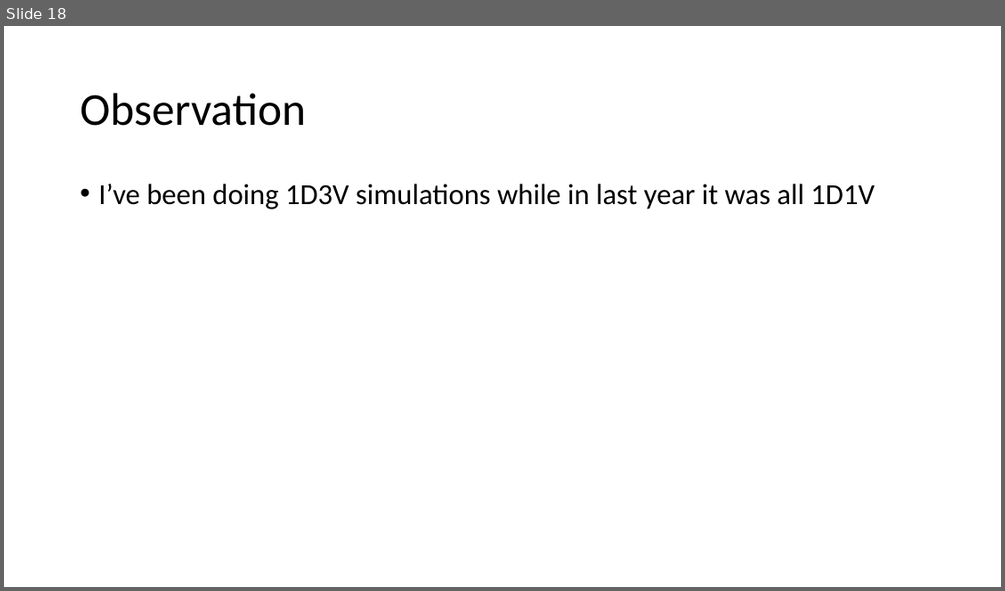
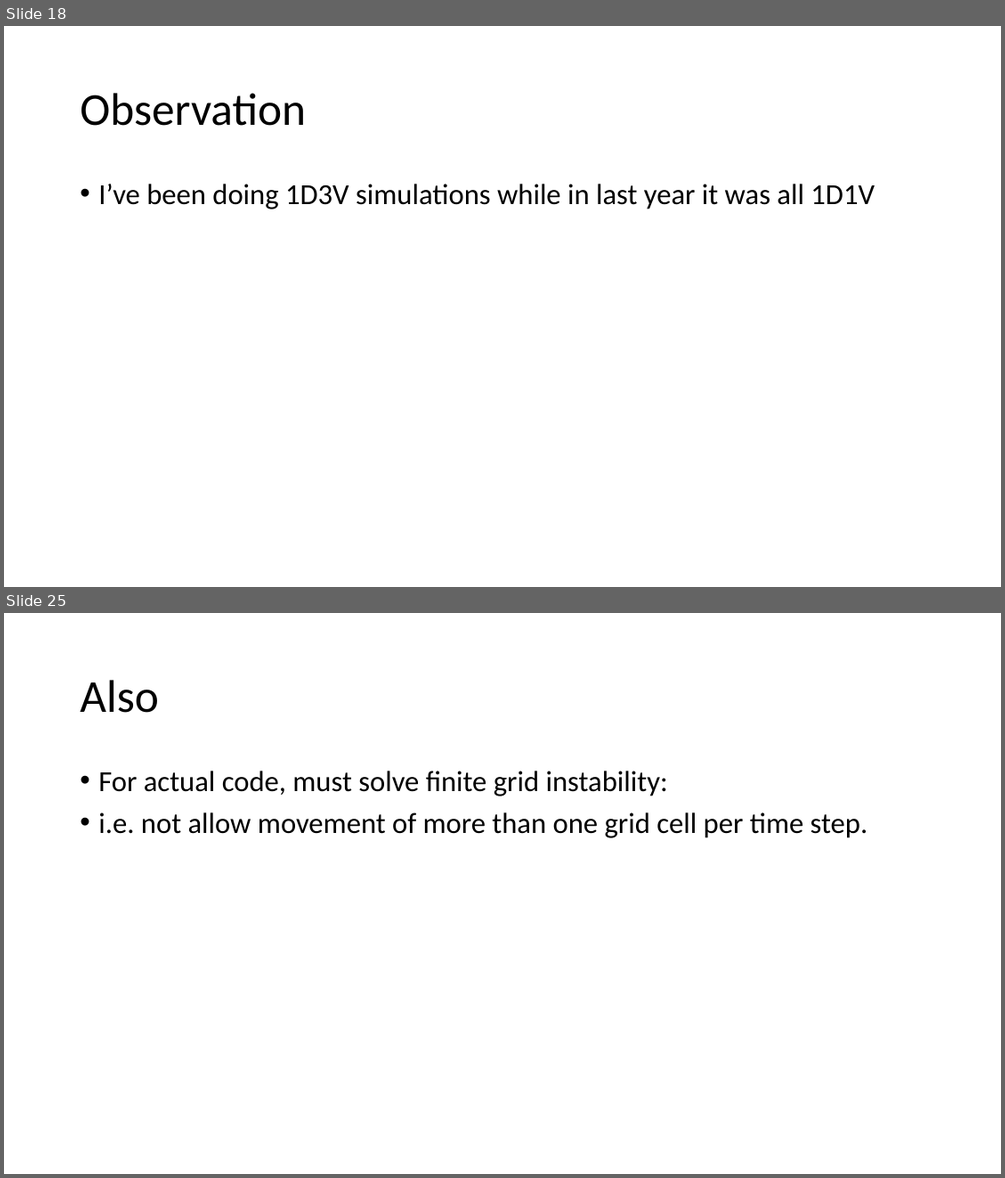
Before and after one commit to j0fri/FYP, a slide deck: MATLAB/Matlab implementation.pptx. Shown one above the other, each under a label of ours: slide 18 before the commit, slides 18 and 25 after it; the slides between them are not shown. The pictures are 1005x591 and 1005x1178 pixels, drawn with LibreOffice and Linux fonts; fonts in the diff are those of the drawing. Boxes give left, top, right and bottom in pixels: in the first picture for what was removed or moved away, otherwise in the second. Text is boxed around its words. In the diff, an @@ line names an element or a change of style, - is before the commit and + after.

```diff
--- a/MATLAB/Matlab implementation.pptx
+++ b/MATLAB/Matlab implementation.pptx
@@ slide 25 added at <box>4,613,1001,1174</box>, background #FFFFFF @@
@@ title added at <box>80,680,159,713</box>, 44 pt, text #000000 @@
+Also
@@ text added at <box>98,771,868,838</box>, 28 pt, text #000000 @@
+• For actual code, must solve finite grid instability:
+• i.e. not allow movement of more than one grid cell per time step.
```
Also in this commit, not shown: 6 other slides added, 2 other files.
